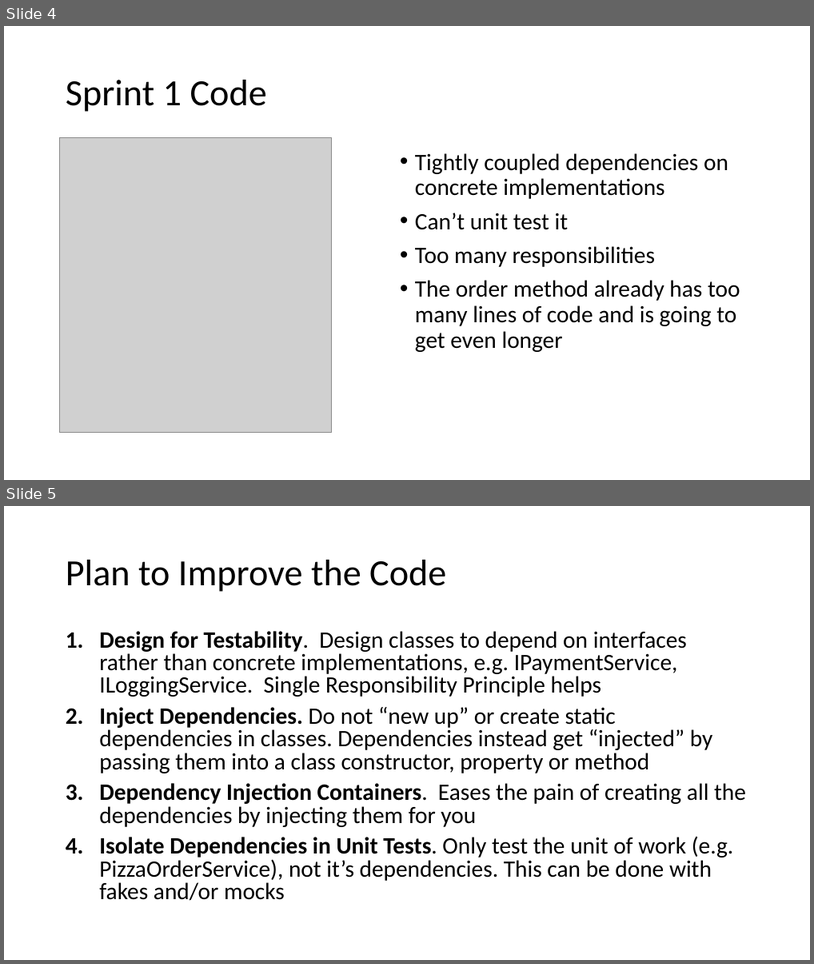
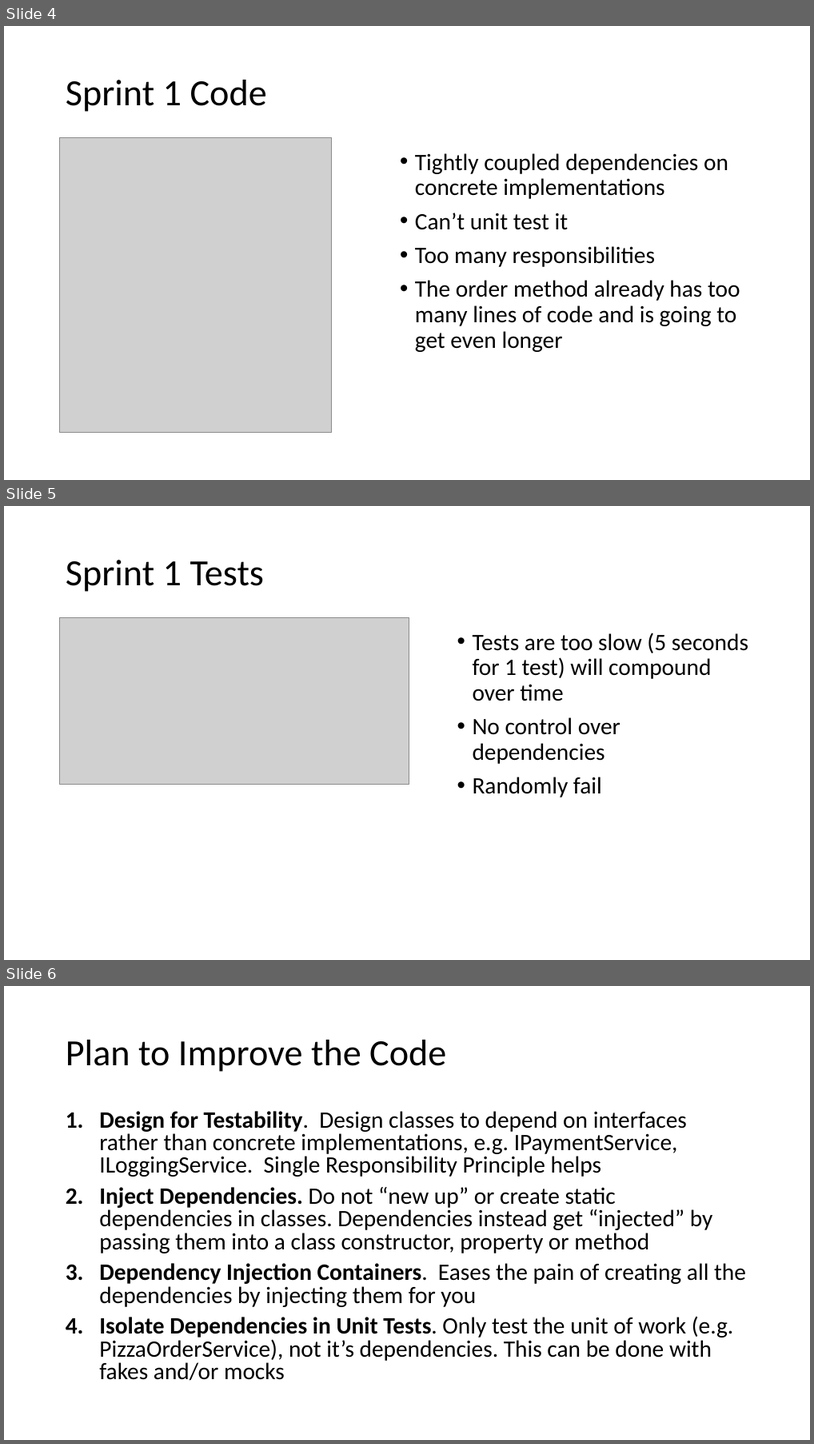
Before and after one commit to johnwpowell/mypizza, a slide deck: DI-Mocking-UnitTesting.pptx. Shown one above the other, each under a label of ours: slides 4 and 5 before the commit, slides 4, 5 and 6 after it. The pictures are 814x964 and 814x1444 pixels, drawn with LibreOffice and Linux fonts; fonts in the diff are those of the drawing; grey boxes stand for pictures. Boxes give left, top, right and bottom in pixels: in the first picture for what was removed or moved away, otherwise in the second. Text is boxed around its words. In the diff, an @@ line names an element or a change of style, - is before the commit and + after.

```diff
--- a/DI-Mocking-UnitTesting.pptx
+++ b/DI-Mocking-UnitTesting.pptx
@@ slide 5 added at <box>4,506,810,960</box>, background #FFFFFF @@
@@ title added at <box>66,560,264,592</box>, 44 pt, text #000000 @@
+Sprint 1 Tests
@@ picture added at <box>60,618,410,784</box> @@
@@ text added at <box>473,632,749,797</box>, 28 pt, text #000000 @@
+• Tests are too slow (5 seconds for 1 test) will compound over time
+• No control over dependencies
+• Randomly fail
@@ what was slide 5 is now slide 6 @@
```
Also in this commit, not shown: 7 slides changed, 1 other slide added, 8 other files.
